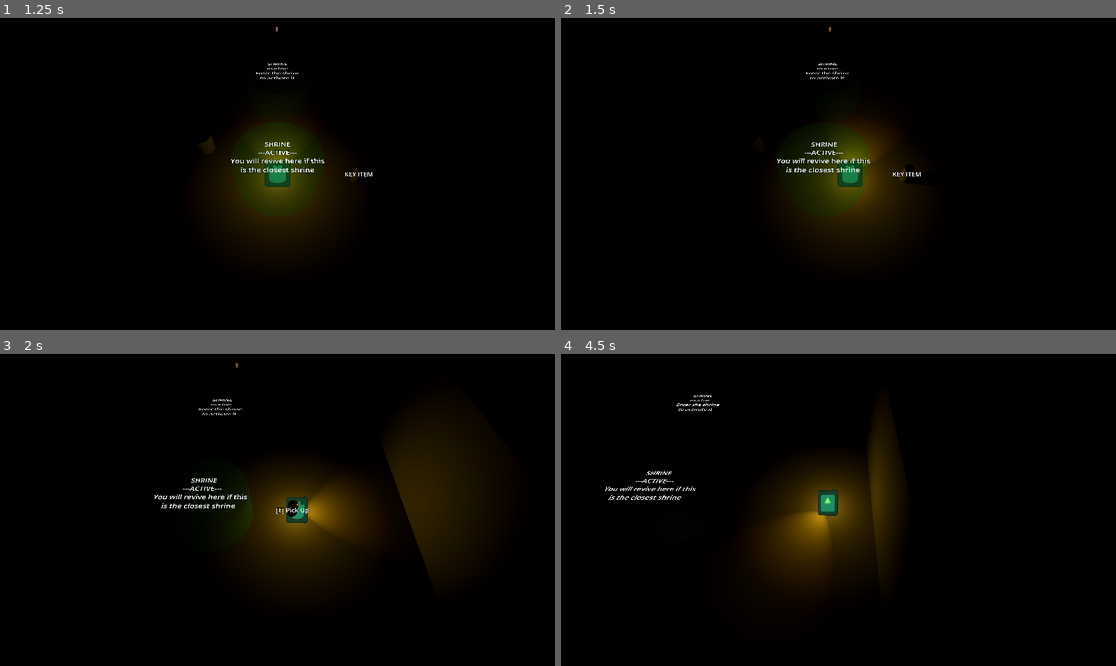
Above: before the commit, frames 1-4 (two rows, left to right).
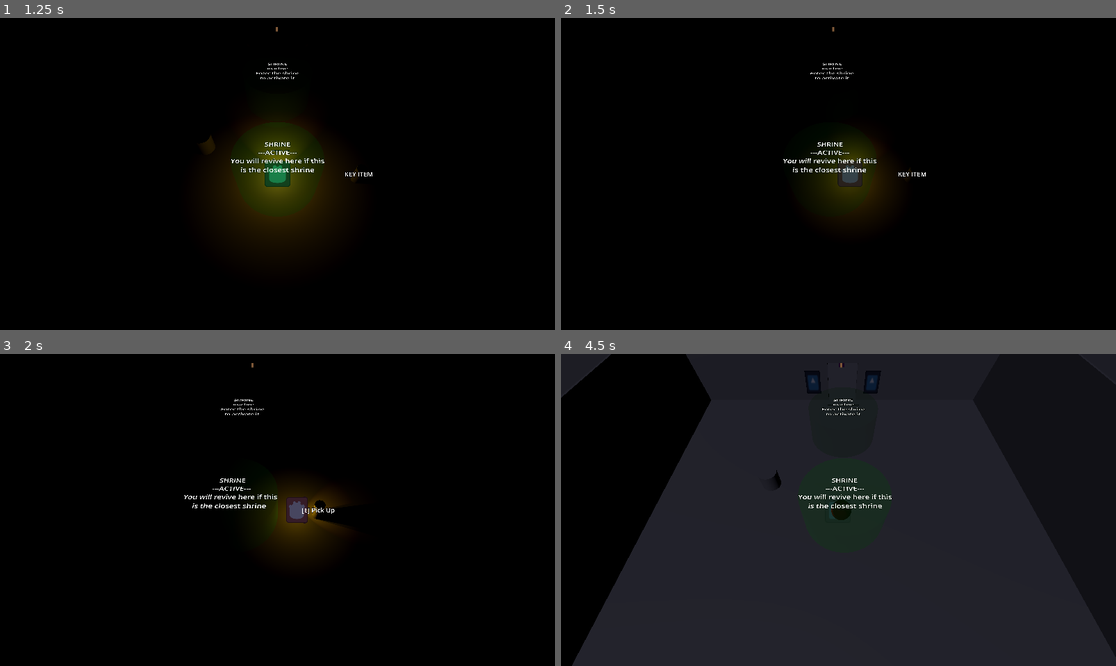
Above: after the commit, the same moments.

Repository: Rusty-Rat-Studios/dead-living-and-dying
Game: Godot game, scene res://game.tscn
Same seed, same stepped clock (60 frames per second), same inputs: the game is played once before the commit and once after it. The engine's default icon, where the game draws it, is replaced by a stand-in: a white triangle on a blue panel in a dark square.
Inputs (mouse positions are in pixels of both pictures, inside the frame that each line leads up to):
- Up to frame 1 (1.25 s): click "START" at 0.5 s
- Up to frame 2 (1.5 s): tap Enter at 1.25 s; move the mouse to (960, 158) at 1.27 s; hold Right (ui_right) from 1.28 s (still down); tap Tab at 1.35 s
- Up to frame 3 (2 s): keep holding Right (ui_right); tap Keypad Enter (ui_accept) at 1.52 s
- Up to frame 4 (4.5 s): move the mouse to (727, 525) at 2.02 s; release Right (ui_right) at 2.03 s; hold Down (ui_down) 2.03-2.78 s; tap E (interact) at 2.1 s; tap Keypad Enter (ui_accept) at 2.27, 3.77 s; tap Tab at 2.3, 3.05, 3.6, 4.35 s; move the mouse to (894, 441) at 2.77 s; press the mouse at (894, 441) at 2.78 s; hold Right (ui_right) 2.78-3.53 s; move the mouse to (810, 572) at 3.52 s; release the mouse at (810, 572) at 3.53 s; hold Up (ui_up) 3.53-4.28 s; move the mouse to (1005, 556) at 4.27 s; hold Left (ui_left) from 4.28 s (still down)

Frame 1 is identical in both runs. In frame 2, 2.7% of the frame differs, in the area x 38-66%, y 2-64%; in frame 3, 9.1%; in frame 4, 71%, in the area x 0-100%, y 0-100%.

Commit message:
Re-add state toggling using tab under state_machine.gd

Diff:
--- a/player/state_machine/player_state_machine.gd
+++ b/player/state_machine/player_state_machine.gd
@@ -18,6 +18,19 @@
 
 func reset() -> void:
 	change_state(_starting_state)
+
+
+func _input(event: InputEvent) -> void:
+	# DEBUG: press tab to cycle state
+	if event is InputEventKey and event.pressed:
+		if event.keycode == KEY_TAB:
+			match current_state:
+				States.LIVING:
+					change_state(States.DYING)
+				States.DYING:
+					change_state(States.DEAD)
+				States.DEAD:
+					change_state(States.LIVING)
 
 
 func get_state_node(state: int) -> Node:
--- a/player/state_machine/state_dead.gd
+++ b/player/state_machine/state_dead.gd
@@ -35,14 +35,6 @@
 
 	SignalBus.player_hurt.disconnect(_on_player_hurt)
 	SignalBus.player_revived.disconnect(_on_player_revived)
-
-
-#func process_input(event: InputEvent) -> State:
-	## DEBUG: press tab to cycle state
-	#if event is InputEventKey and event.pressed:
-		#if event.keycode == KEY_TAB:
-			#return state_living
-	#return null
 
 
 func move_to_shrine() -> void:
--- a/player/state_machine/state_dying.gd
+++ b/player/state_machine/state_dying.gd
@@ -23,14 +23,6 @@
 	SignalBus.player_hurt.disconnect(_on_player_hurt)
 
 
-#func process_input(event: InputEvent) -> State:
-	## DEBUG: press tab to cycle state
-	#if event is InputEventKey and event.pressed:
-		#if event.keycode == KEY_TAB:
-			#return state_dead
-	#return null
-
-
 func _on_player_hurt() -> void:
 	# activate i-frames without flash
 	_parent.take_damage(false)
--- a/player/state_machine/state_living.gd
+++ b/player/state_machine/state_living.gd
@@ -20,14 +20,6 @@
 	SignalBus.player_hurt.disconnect(_on_player_hurt)
 
 
-#func process_input(event: InputEvent) -> State:
-	## DEBUG: press tab to cycle state
-	#if event is InputEventKey and event.pressed:
-		#if event.keycode == KEY_TAB:
-			#return state_dying
-	#return null
-
-
 func _on_player_hurt() -> void:
 	_parent.take_damage()
 	_state_machine.change_state(States.DYING)
